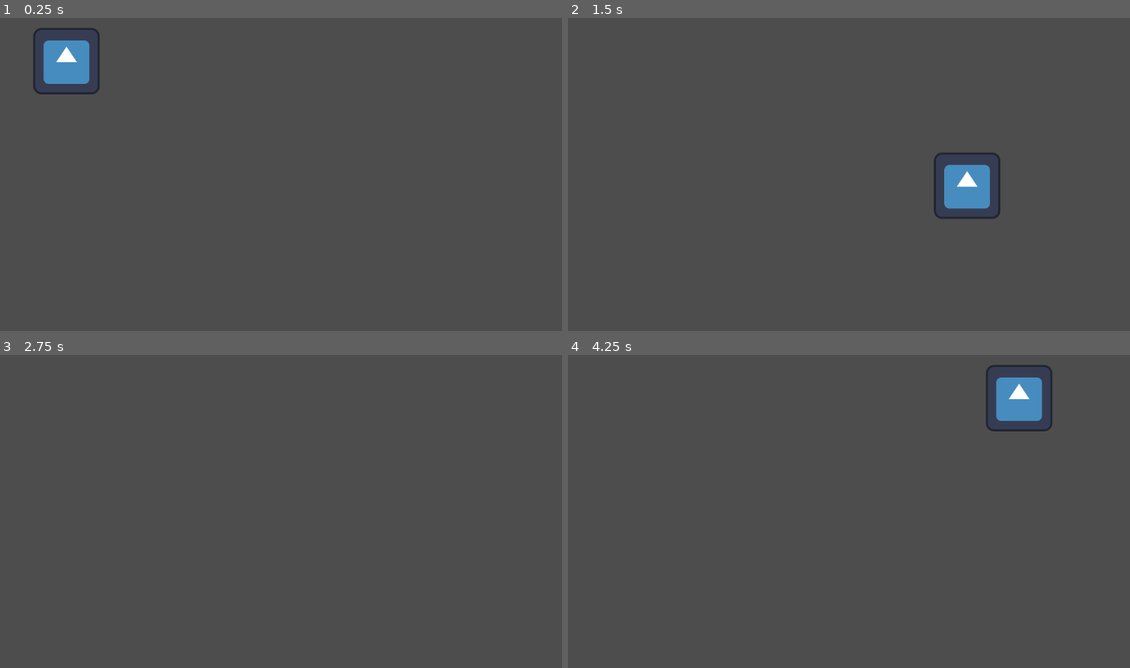
Above: before the commit, frames 1-4 (two rows, left to right).
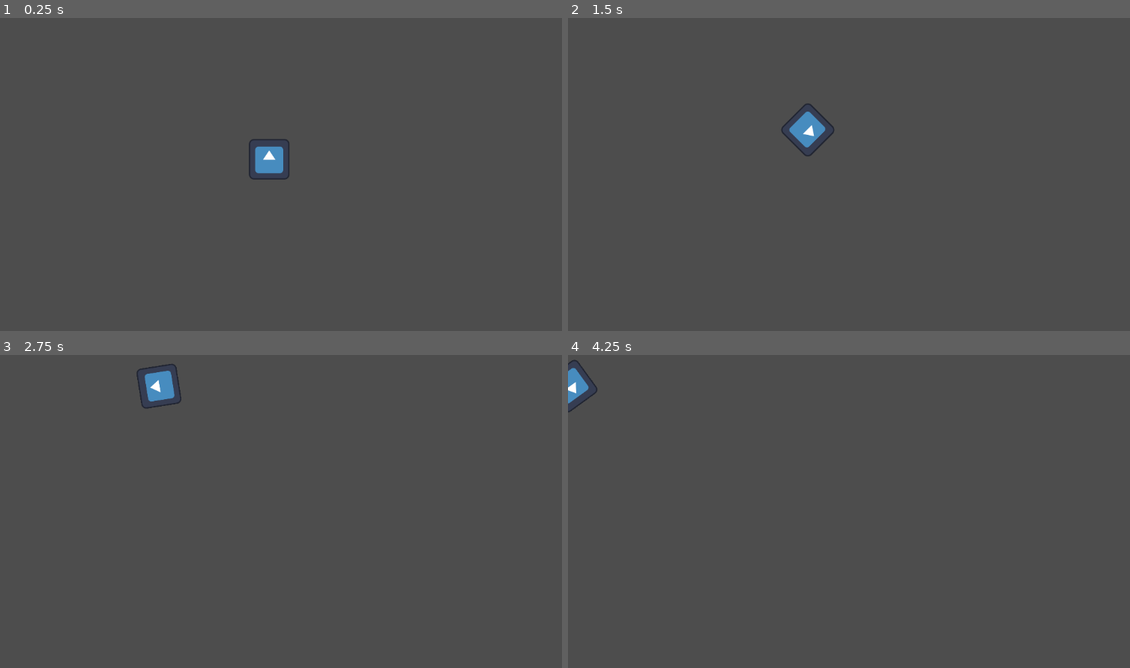
Above: after the commit, the same moments.

Repository: stianfro/godot-testing
Game: Godot game, scene res://main.tscn
Same seed, same stepped clock (60 frames per second), same inputs: the game is played once before the commit and once after it. The engine's default icon, where the game draws it, is replaced by a stand-in: a white triangle on a blue panel in a dark square.
Inputs:
- Up to frame 1 (0.25 s): no input
- Up to frame 2 (1.5 s): tap Enter (ui_accept) at 0.5, 1.35 s; hold Right (ui_right) 0.53-1.28 s; hold Enter (ui_accept) 0.53-1.28 s; hold Down (ui_down) from 1.28 s (still down)
- Up to frame 3 (2.75 s): tap Enter (ui_accept) at 1.52, 1.82 s; release Down (ui_down) at 2.03 s; hold Right (ui_right) from 2.03 s (still down); hold Enter (ui_accept) from 2.03 s (still down)
- Up to frame 4 (4.25 s): release Right (ui_right) at 2.78 s; release Enter (ui_accept) at 2.78 s; hold Up (ui_up) 2.78-3.53 s; tap Enter (ui_accept) at 2.85, 3.02, 3.32 s; hold Left (ui_left) from 3.53 s (still down); hold Enter (ui_accept) from 3.53 s (still down)

The runs differ from the first frame. In frame 1, 2.0% of the frame differs, in the area x 5-52%, y 3-52%; in frame 2, 2.0%; in frame 3, 0.6%; in frame 4, 1.8%.

Commit message:
feat: add vector movement

Diff:
--- a/Sprite2D.gd
+++ b/Sprite2D.gd
@@ -1,20 +1,22 @@
 extends Sprite2D
 
+var angular_speed = PI
+var speed = 400.0
+
 func _process(delta):
-	var speed = 800
-	var move = Vector2()
+	var direction = 0
 
-	if Input.is_action_pressed("ui_accept"):
-		speed = 2000
+	if Input.is_action_pressed("ui_left"):
+		direction = -1
+	if Input.is_action_pressed("ui_right"):
+		direction = 1
 
-	if Input.is_action_pressed("ui_right"):
-		move.x += 1
-	if Input.is_action_pressed("ui_left"):
-		move.x -= 1
+	rotation += angular_speed * direction * delta
+
+	var velocity = Vector2.ZERO
+	if Input.is_action_pressed("ui_up"):
+		velocity = Vector2.UP.rotated(rotation) * speed
 	if Input.is_action_pressed("ui_down"):
-		move.y += 1
-	if Input.is_action_pressed("ui_up"):
-		move.y -= 1
+		velocity = Vector2.DOWN.rotated(rotation) * speed
 
-	move = move.normalized() * speed * delta
-	position += move
+	position += velocity * delta
--- a/main.tscn
+++ b/main.tscn
@@ -6,6 +6,7 @@
 [node name="Main" type="Node2D"]
 
 [node name="Sprite2D" type="Sprite2D" parent="."]
-position = Vector2(128, 128)
+position = Vector2(518, 317)
+scale = Vector2(0.609375, 0.609375)
 texture = ExtResource("1_j2a1b")
 script = ExtResource("2_n8kq2")
